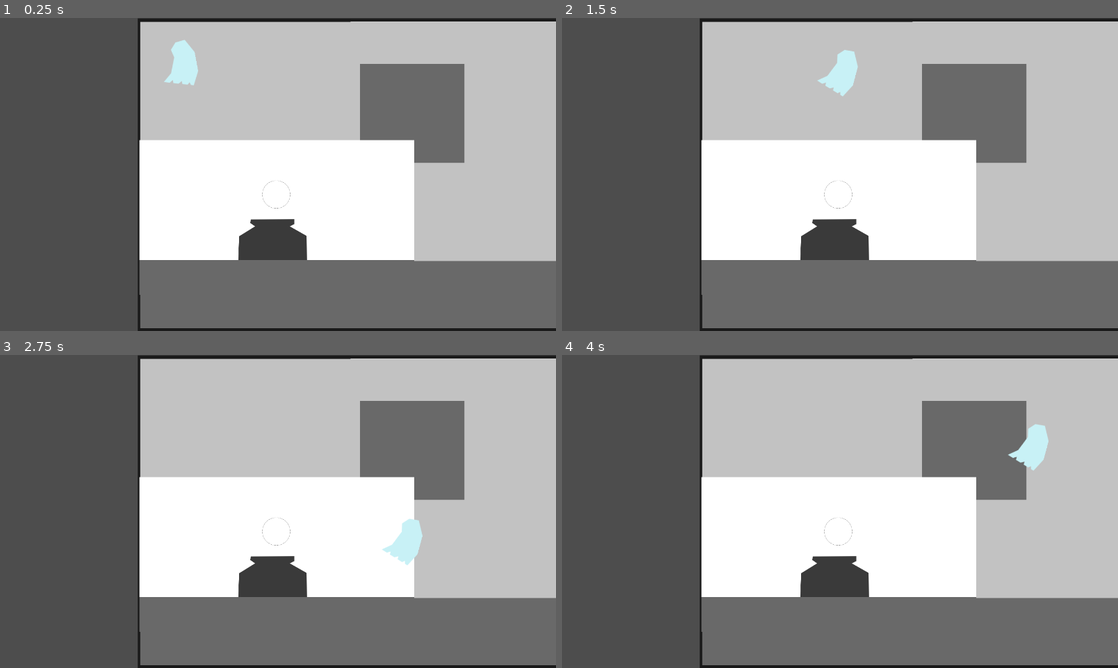
Above: before the commit, frames 1-4 (two rows, left to right).
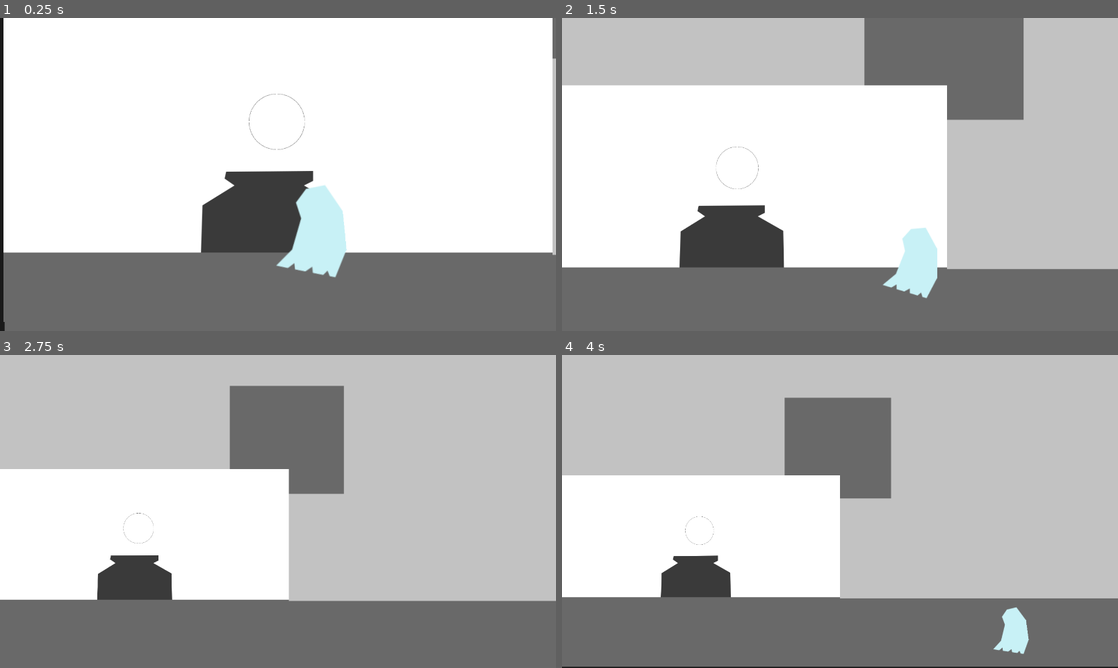
Above: after the commit, the same moments.

Repository: Mapachana/GlobalGameJam25
Game: Godot game, scene res://Scenes/Main.tscn
Same seed, same stepped clock (60 frames per second), same inputs: the game is played once before the commit and once after it.
Inputs:
- Up to frame 1 (0.25 s): no input
- Up to frame 2 (1.5 s): tap Enter (ui_accept) at 0.5, 0.6, 0.77, 1.07, 1.35 s; hold Right (ui_right) 0.53-1.28 s; hold Down (ui_down) from 1.28 s (still down)
- Up to frame 3 (2.75 s): tap Enter (ui_accept) at 1.52, 1.82, 2.1 s; release Down (ui_down) at 2.03 s; hold Right (ui_right) from 2.03 s (still down)
- Up to frame 4 (4 s): release Right (ui_right) at 2.78 s; hold Up (ui_up) 2.78-3.53 s; tap Enter (ui_accept) at 2.85, 3.02, 3.32, 3.6, 3.77 s; hold Left (ui_left) from 3.53 s (still down)

The runs differ from the first frame. In frame 1, 71% of the frame differs, in the area x 0-100%, y 0-100%; in frame 2, 50%; in frame 3, 49%; in frame 4, 48%.

Commit message:
camara con tweens sin terminar

Diff:
--- a/ggj2025/Scenes/Main.gd
+++ b/ggj2025/Scenes/Main.gd
@@ -1,11 +1,36 @@
 extends Node2D
 
+@onready var camera = $Camera2D
 
 # Called when the node enters the scene tree for the first time.
 func _ready():
 	pass # Replace with function body.
 
-
 # Called every frame. 'delta' is the elapsed time since the previous frame.
 func _process(delta):
+	if Input.is_action_just_pressed("ui_accept"):
+		begin_game()
+
+
+func _input(event):
 	pass
+
+func begin_game():
+	#Animación de cámara para enfocar la sala 1
+	var tween = get_tree().create_tween()
+
+	tween.tween_property(
+		camera,                  # Nodo objetivo
+		"position",             # Propiedad a interpolar
+		Vector2(722.5,405),         # Valor final
+		1         # Duración
+	).set_trans(Tween.TRANS_SINE).set_ease(Tween.EASE_IN_OUT)
+
+	var tween1 = get_tree().create_tween()
+
+	tween1.tween_property(
+		camera,                  # Nodo objetivo
+		"zoom",             # Propiedad a interpolar
+		Vector2(1,1),         # Valor final
+		1         # Duración
+	).set_trans(Tween.TRANS_SINE).set_ease(Tween.EASE_IN_OUT)
--- a/ggj2025/Scenes/Main.tscn
+++ b/ggj2025/Scenes/Main.tscn
@@ -39,11 +39,8 @@
 scale = Vector2(0.493827, 0.493827)
 texture = ExtResource("3_4ddiu")
 
-[node name="Camera2D" type="Camera2D" parent="."]
-position = Vector2(363, 404)
-
 [node name="PJ" type="CharacterBody2D" parent="."]
-position = Vector2(105.84, 119.265)
+position = Vector2(400, 600)
 motion_mode = 1
 script = ExtResource("4_hxefk")
 
@@ -57,3 +54,7 @@
 [node name="RichTextLabel" type="RichTextLabel" parent="."]
 offset_right = 420.0
 offset_bottom = 74.0
+
+[node name="Camera2D" type="Camera2D" parent="."]
+position = Vector2(360, 524)
+zoom = Vector2(2, 2)
--- a/ggj2025/Scenes/PJ.gd
+++ b/ggj2025/Scenes/PJ.gd
@@ -5,7 +5,7 @@
 const ACCELERATION = 800
 const DRAG = 300
 
-const MAX_ANGLE = 15 #cosas tween
+var target_angle = 8 #cosas tween
 const ROTATION_DURATION = 1.0
 
 # Referencia al Tween
@@ -13,21 +13,26 @@
 
 func _ready():
 	tween = get_tree().create_tween()
-
-	rotation = deg_to_rad(-MAX_ANGLE)
-
+	rotation = deg_to_rad(-target_angle)
 	start_rotation()
 
 
 func start_rotation():
+	if tween:  # Si hay un tween activo, detenerlo
+		tween.kill()
+
+	tween = get_tree().create_tween()
+
 	tween.tween_property(
 		self,                  # Nodo objetivo
 		"rotation",             # Propiedad a interpolar
-		deg_to_rad(MAX_ANGLE),         # Valor final
+		deg_to_rad(target_angle),         # Valor final
 		ROTATION_DURATION         # Duración
 	).set_trans(Tween.TRANS_SINE).set_ease(Tween.EASE_IN_OUT)
 
-	tween.connect("finished",Callable(self,"_on_tween_completed"))
+	target_angle = -target_angle
+
+	tween.connect("finished",Callable(self,"start_rotation"))
 
 func _on_tween_completed():
 	# Cambiar la dirección de rotación
@@ -36,16 +41,12 @@
 
 	tween = get_tree().create_tween()
 
-	var target_angle = 0
-	if rotation == deg_to_rad(MAX_ANGLE):
-		target_angle = deg_to_rad(-MAX_ANGLE)
-	else:
-		deg_to_rad(MAX_ANGLE)
+	target_angle = -target_angle
 
 	tween.tween_property(
 		self,                  # Nodo objetivo
 		"rotation",             # Propiedad a interpolar
-		deg_to_rad(MAX_ANGLE),         # Valor final
+		deg_to_rad(target_angle),         # Valor final
 		ROTATION_DURATION         # Duración
 	).set_trans(Tween.TRANS_SINE).set_ease(Tween.EASE_IN_OUT)
 
